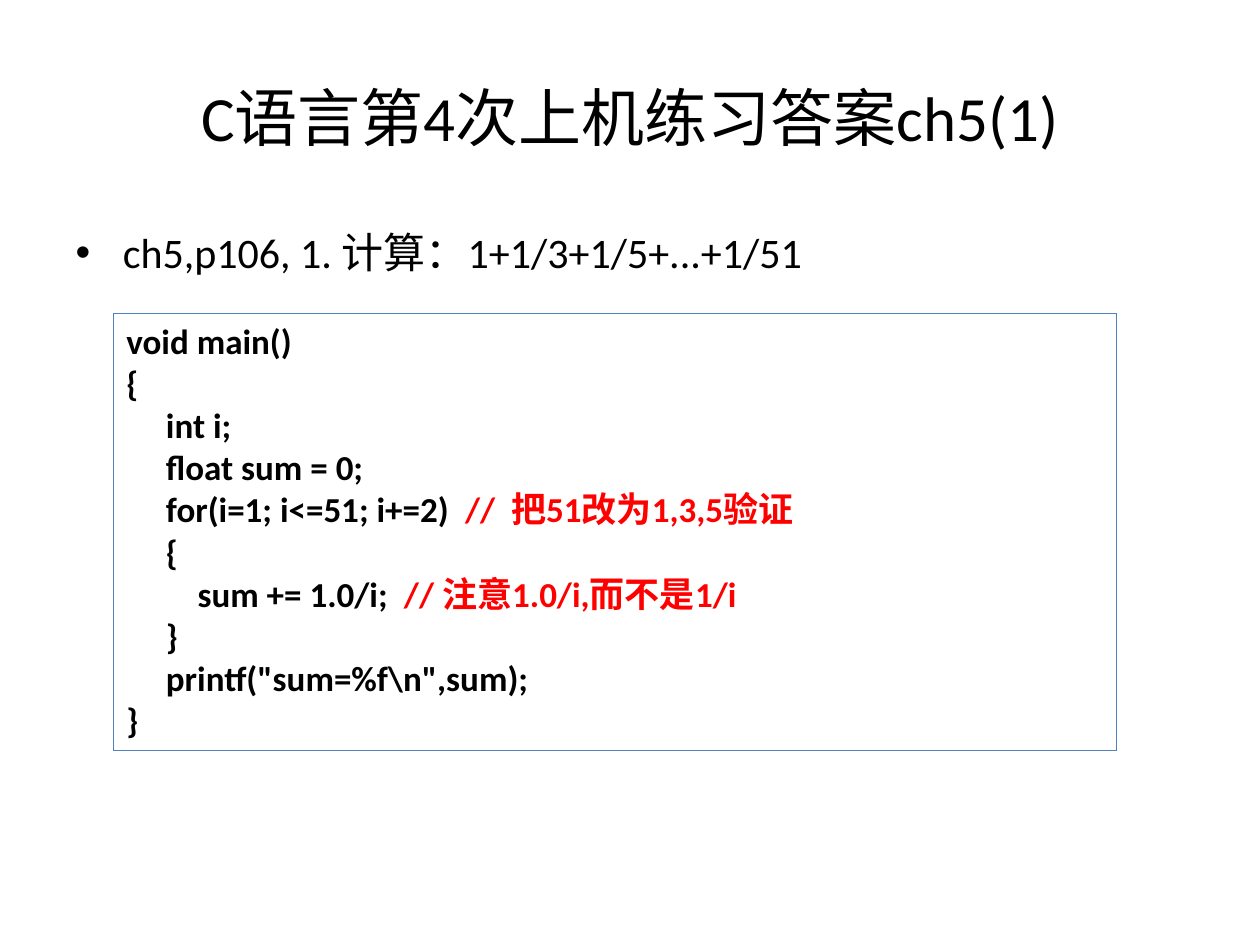
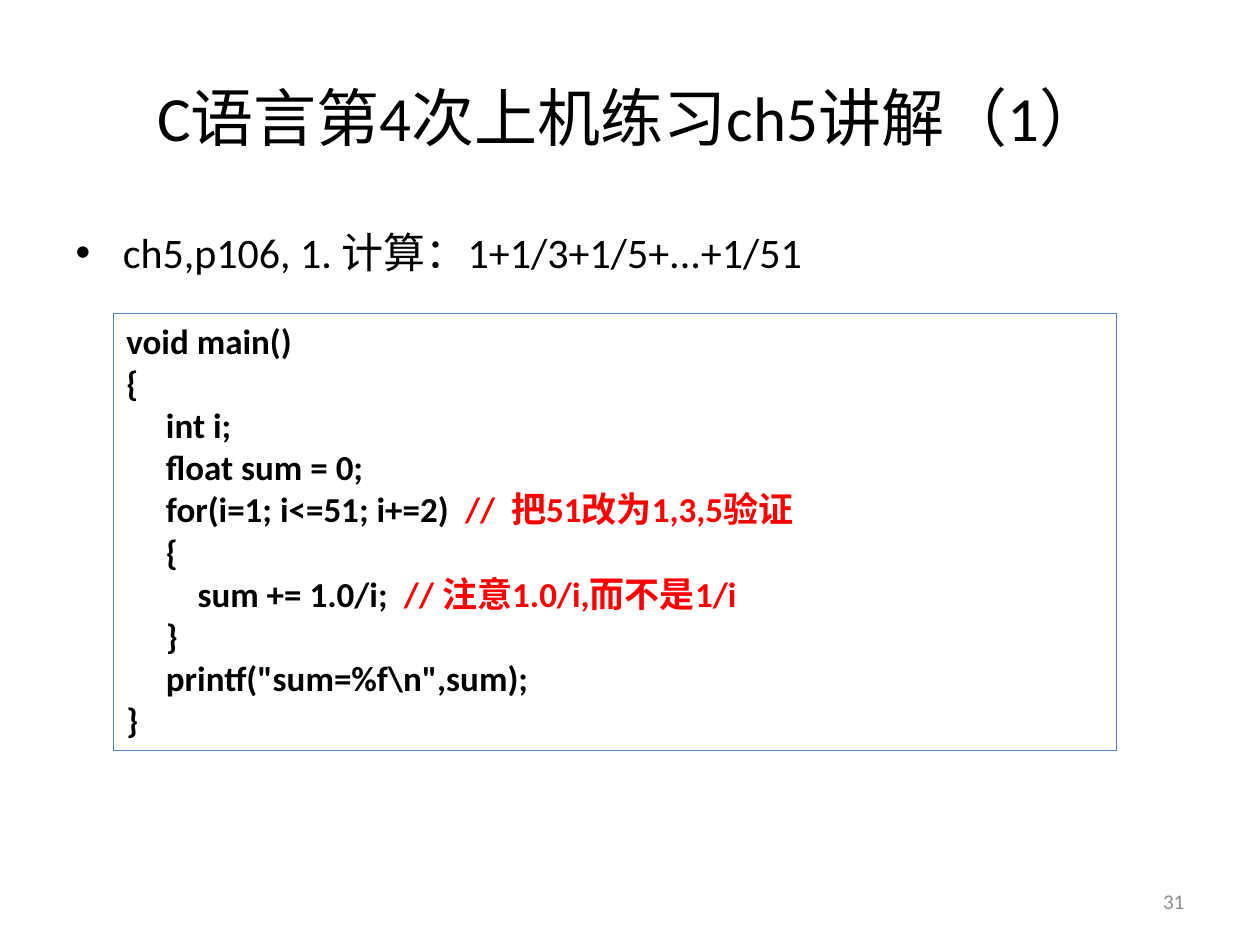
Before and after one commit to jtrfid/C-Repositories, a slide deck: slide 31 of 2016/上机安排.pptx. Drawn at 1260x945 pixels with LibreOffice and Linux fonts; fonts in the diff are those of the drawing. Boxes give left, top, right and bottom in pixels: in the first picture for what was removed or moved away, otherwise in the second. Text is boxed around its words. In the diff, an @@ line names an element or a change of style, - is before the commit and + after.

```diff
--- a/2016/上机安排.pptx
+++ b/2016/上机安排.pptx
@@ title at box(157, 89, 1102, 147): text changed @@
-C语言第4次上机练习答案ch5(1)
+C语言第4次上机练习ch5讲解（1）
@@ page number added at box(1163, 895, 1184, 909), 12 pt, text #8C8C8C @@
+31
```
Also in this commit, not shown: 34 other slides changed, 14 slides added, 6 other files.
